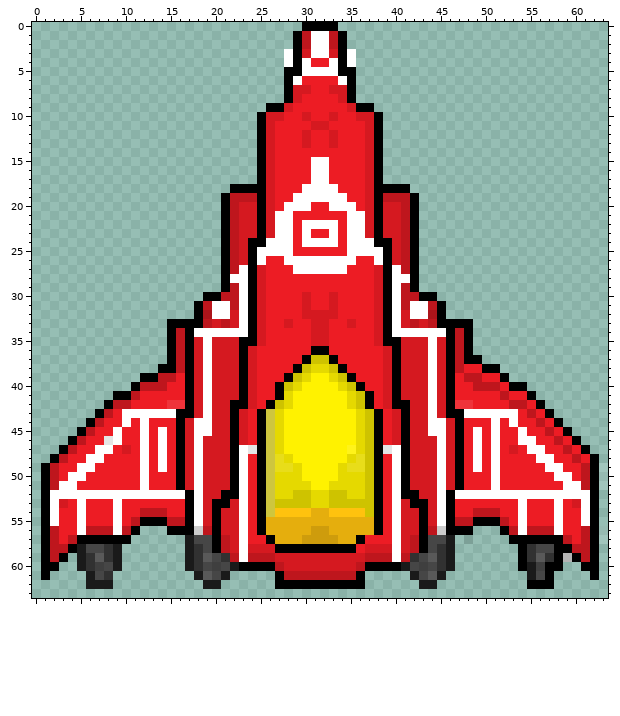
Edited in one commit: pixel-art sprite (Assets/Sprites/Naves/Pandora.png). Above is the file before it was changed.
Colours within 5 levels of each other are drawn and written as one.
After:
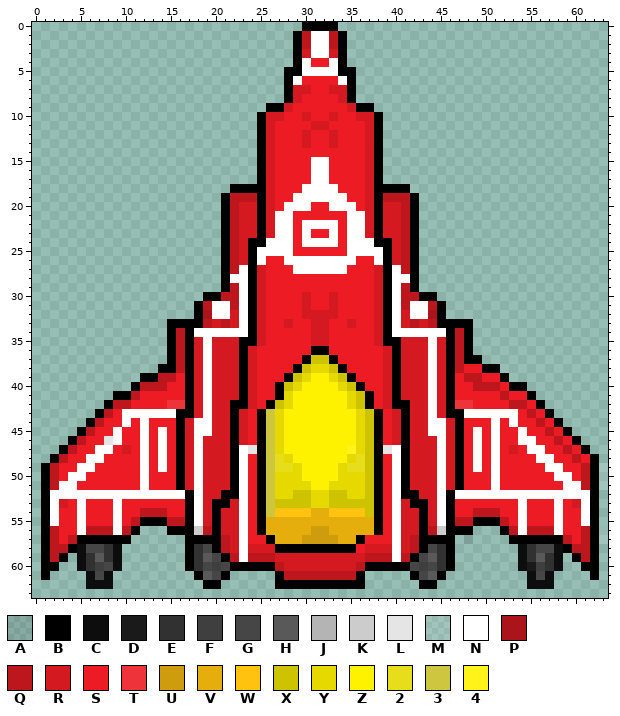
Palette (. is transparent): A #0000001a  B #000000  C #0d0d0d  D #1a1a1a  E #313131  F #3f3f3f  G #464646  H #595959  J #b4b4b4  K #cccccc  L #e5e5e5  M #ffffff1a  N #ffffff  P #ab141a  Q #be161d  R #d51920  S #ed1c24  T #ef333a  U #ce9c0c  V #e5ae0d  W #ffc20e  X #cec300  Y #e5d900  Z #fff200  2 #e8dd1a  3 #cec63e  4 #fff31a
The exact change:
file 1024x1024 -> 64x64 pixels (blocks of 16x16 -> 1x1; one block is one cell here)
@@ x 26..37 @@
  2 ...BQNNQB...
- 3 ..NBRNNRBN..
- 4 ..NBNSSNBN..
+ 3 ...BRNNRB...
+ 4 ...BNSSNB...
  5 ..BBNNNNBB..
@@ x 0..63 @@
 56 .BQSSNQQQNQB...BBBKQBRRNSBVVVVVUUVVVVVBSNRRBQKBBB...BQNQQQNSSQBM
-57 .BQSQBBBBBB......DGGBQRNSSBVVVUUUUVVBSSSNRQBGGD.A....BBBBBBQSQBM
-58 .BQQBDGGED.......DEGBQRNRRRBBBBBBBBBSRRRNRQBGED.......BEGGBBQQB.
-59 .BQB.DEHED.......DEHGEQNQQQRRRRRRRRRRQQQNQEGHED.......BEHEBJBQB.
-60 .BB..DEFGD.......DEGFGDBBBBQRRRRRRRRQBBBBDGFGED.......BDFBB..BB.
-61 .B....DGE.........DHGD.....BQQQQQQQQB.....DGHD.........DGB....B.
-62 ......DDD..........DD......BBBBBBBBBB......DD..........BBB......
+57 .BQSQBBBBBB......BBBBQRNSSBVVVUUUUVVBSSSNRQBBBB.A....BBBBBBQSQBM
+58 .BQQBCGGEC.......BEGBQRNRRRBBBBBBBBBSRRRNRQBGEB.......CEGGCBQQB.
+59 .BQB.CEHEC.......BEHGBQNQQQRRRRRRRRRRQQQNQBGHEB.......CEHEC.BQB.
+60 .BB..CEFGC.......BEGFGBBBBBQRRRRRRRRQBBBBBGFGEB.......CDFEC..BB.
+61 .B....CGC.........BHGB.....BQQQQQQQQB.....BGHB.........CGC....B.
+62 ......CCC..........BB......BBBBBBBBBB......BB..........CCC......
 63 ................................................................
Boxes around the changes in both pictures, in picture pixels (x1, y1, x2, y2):
erased: (284, 49, 293, 67)
erased: (347, 49, 356, 67)
changed: (185, 535, 239, 589)
changed: (401, 535, 455, 589)
changed: (77, 544, 122, 589)
changed: (518, 544, 572, 589)
